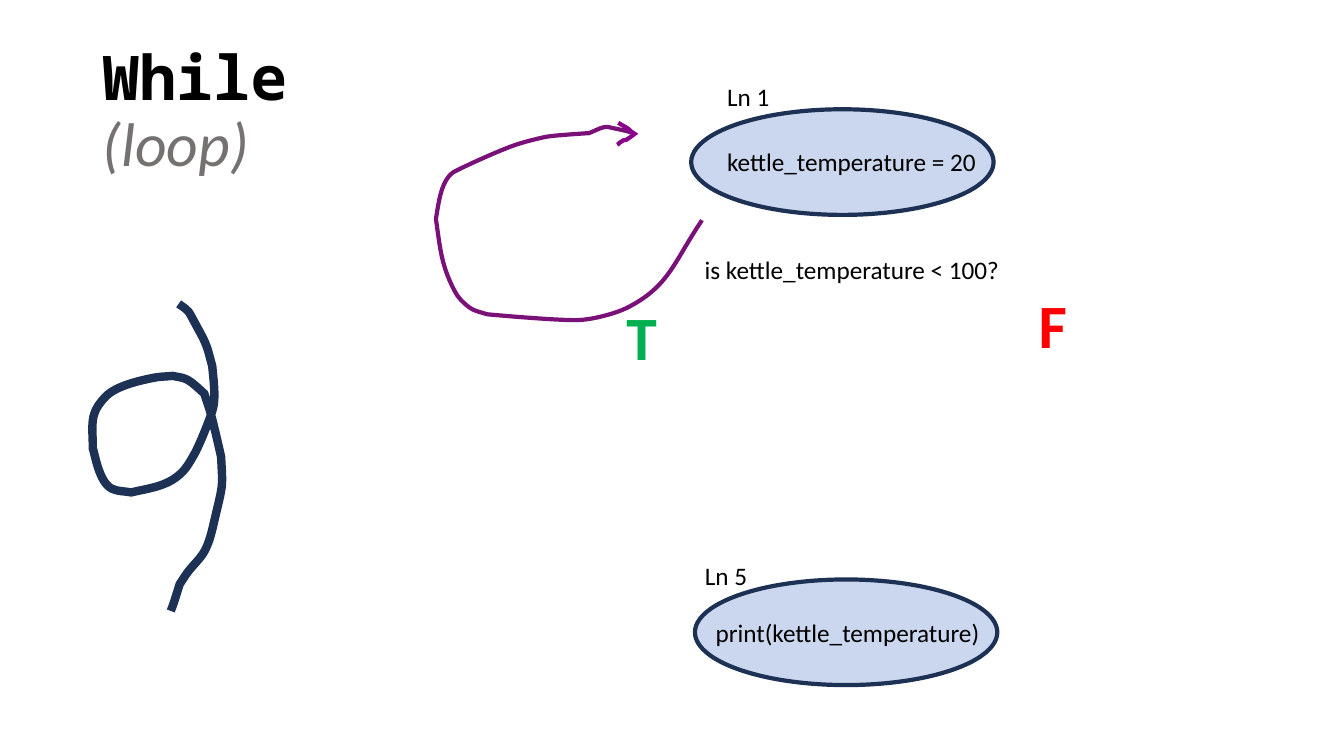
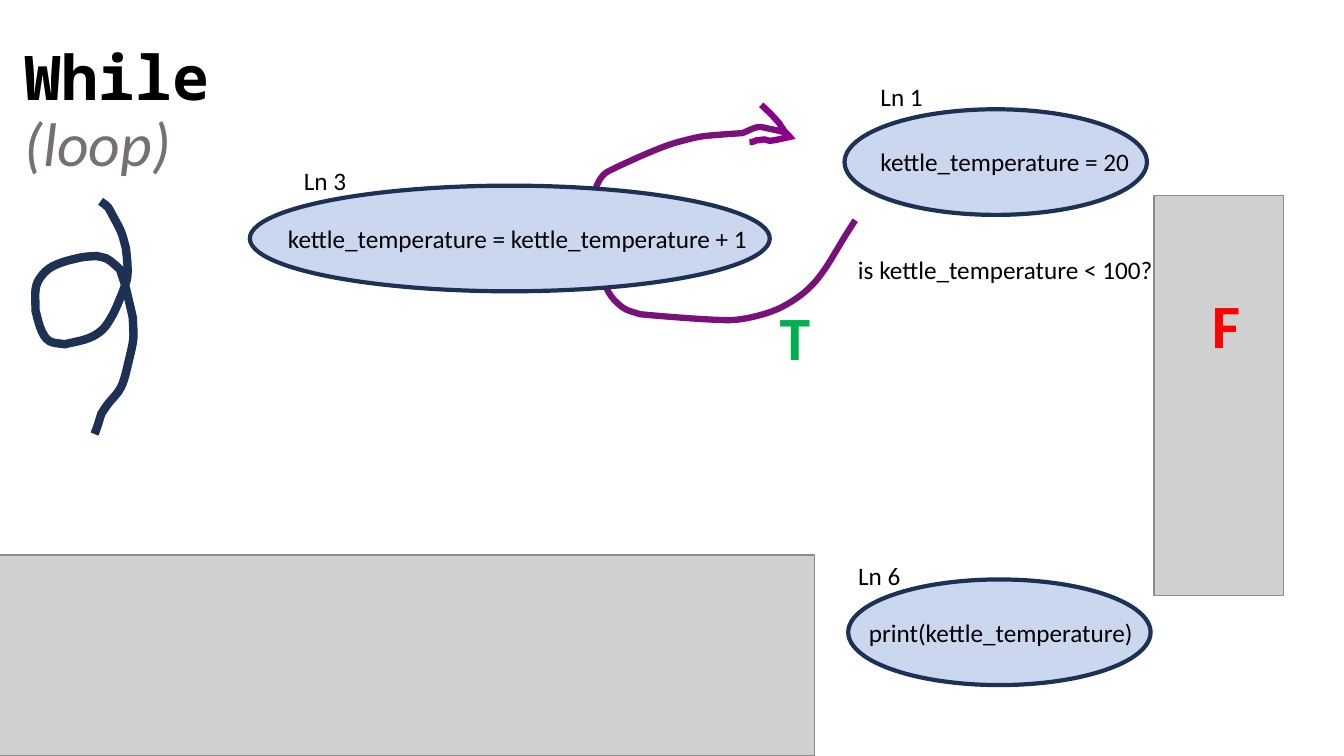
Before and after one commit to SUPERNOOB20/Python-Games-for-Kids, a slide deck: slide 11 of Python/CONTROL FLOW STRUCTURES (lessons #7 - )/Lesson +#7 - Making decisions (CFGs).pptx. Drawn at 1344x756 pixels with LibreOffice and Linux fonts; fonts in the diff are those of the drawing; grey boxes stand for pictures. Boxes give left, top, right and bottom in pixels: in the first picture for what was removed or moved away, otherwise in the second. Text is boxed around its words. In the diff, an @@ line names an element or a change of style, - is before the commit and + after.

```diff
--- a/Python/CONTROL FLOW STRUCTURES (lessons #7 - )/Lesson +#7 - Making decisions (CFGs).pptx
+++ b/Python/CONTROL FLOW STRUCTURES (lessons #7 - )/Lesson +#7 - Making decisions (CFGs).pptx
@@ title "While (loop)": place and size @@
-title "While (loop)" at [102, 52, 287, 176]
+title "While (loop)" at [24, 52, 209, 176]
@@ 5 texts, 2 ellipses, 1 freeform shape: place and size @@
-5 texts, 2 ellipses, 1 freeform shape at [411, 84, 999, 686]
+5 texts, 2 ellipses, 1 freeform shape at [565, 84, 1152, 686]
@@ freeform shape at [565, 84, 875, 366]: outline #791179 3 pt to #791179 4.5 pt @@
@@ freeform shape at [740, 105, 795, 160]: outline #8A008A 3 pt to #8A008A 4.5 pt; rotation 17 to 34 degrees; outline redrawn @@
@@ text added at [304, 173, 346, 196], 18 pt, text #000000 @@
+Ln 3
@@ freeform shape: place and size @@
-freeform shape at [93, 303, 223, 611]
+freeform shape at [35, 202, 134, 435]
@@ ellipse added at [250, 186, 770, 291], fill #CAD7EE, outline #1E3256 3 pt @@
@@ picture added at [1154, 196, 1285, 596] @@
@@ text added at [288, 230, 747, 252], 18 pt, text #000000 @@
+kettle_temperature = kettle_temperature + 1
@@ text "F": place and size @@
-text "F" at [1039, 308, 1067, 348]
+text "F" at [1212, 308, 1240, 348]
@@ picture added at [0, 556, 815, 756] @@
@@ text at [858, 568, 901, 591]: text changed @@
-Ln 5
+Ln 6
```
Also in this commit, not shown: 2 slides added, 1 slide removed, 7 other files.
